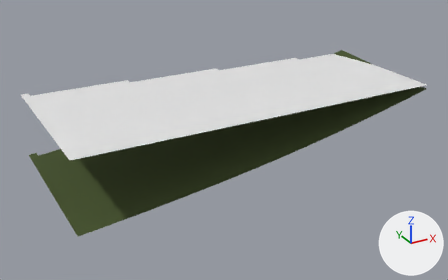
Two versions of the glTF model eloria-assets/maps/nymara-regions/westhaven/chunks/00_07/world.glb, one commit apart.
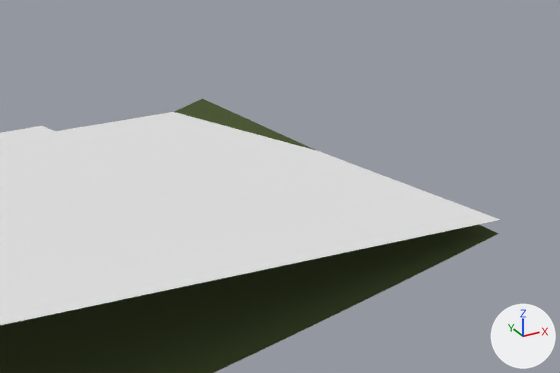
The first picture shows the older version from a camera (50 mm lens) standing at (-196.6, 180.9, 52.7) and looking at (-124.4, 312.0, -12.9). The close-ups show the older and then the newer version on the part from 63% to 99% of the width and 8% to 46% of the height of that picture. Only the edits that show in the close-ups are written down. The axes (+X, +Y, +Z) are drawn at lower right. The lights are the same throughout. Where no turn or scale is listed for an object, it has been applied to the vertices.

Names of what the first close-up shows: 'AuthoredGround_westhavenBase_westhaven_00_07', 'Water_westhaven_00_07'.
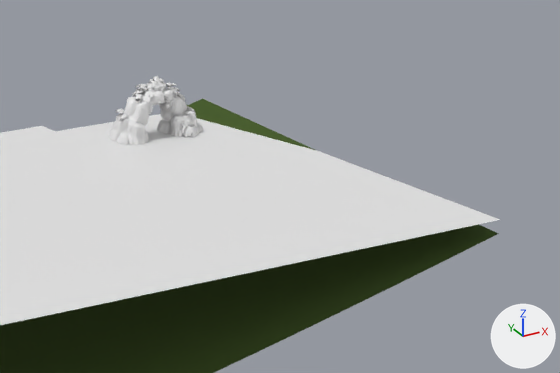
Location of each change, [x1, y1, x2, y2] in pixels of the close-ups (560 x 373 px):
```json
{"object": "kit-sea-stack-2", "change": "added", "after": [108, 76, 203, 145]}
```

Scene script edits in JSON lines:
```json
{"op": "add", "block": "mat_material_5", "code": ["mat_material_5 = principled_material('Material_5')", "mat_material_5.base_color = (0.8, 0.8, 0.8)  # white #e7e7e7"]}
{"op": "add", "block": "me_mesh_5", "code": ["me_mesh_5 = bpy.data.meshes.new('Mesh_5')", "me_mesh_5.from_pydata(...)  # 1686 vertices, 2852 faces; spans x -4.43..4.4, y -2.25..2.17, z 0.0..5.21", "me_mesh_5.materials.append(mat_material_5)  # its picture is missing"]}
{"op": "add", "block": "ob_kit_sea_stack_2", "code": ["ob_kit_sea_stack_2 = bpy.data.objects.new('kit-sea-stack-2', me_mesh_5)", "ob_kit_sea_stack_2.location = (-83.0, 323.0, 0.0)"]}
```
